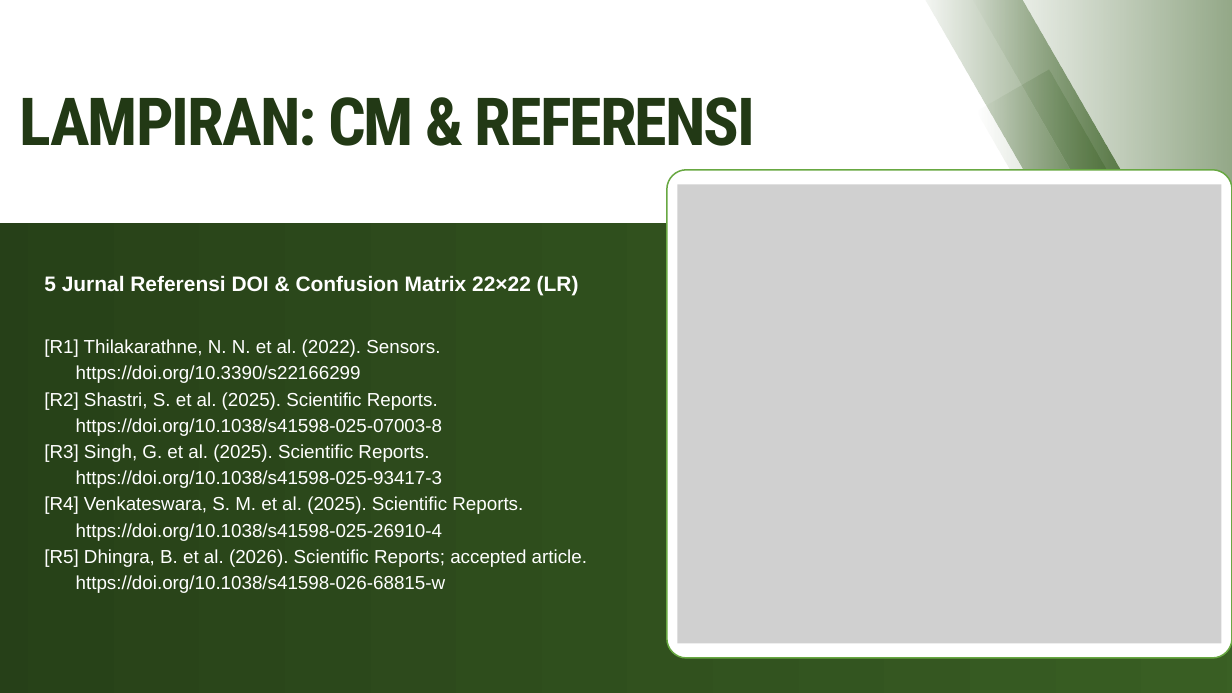
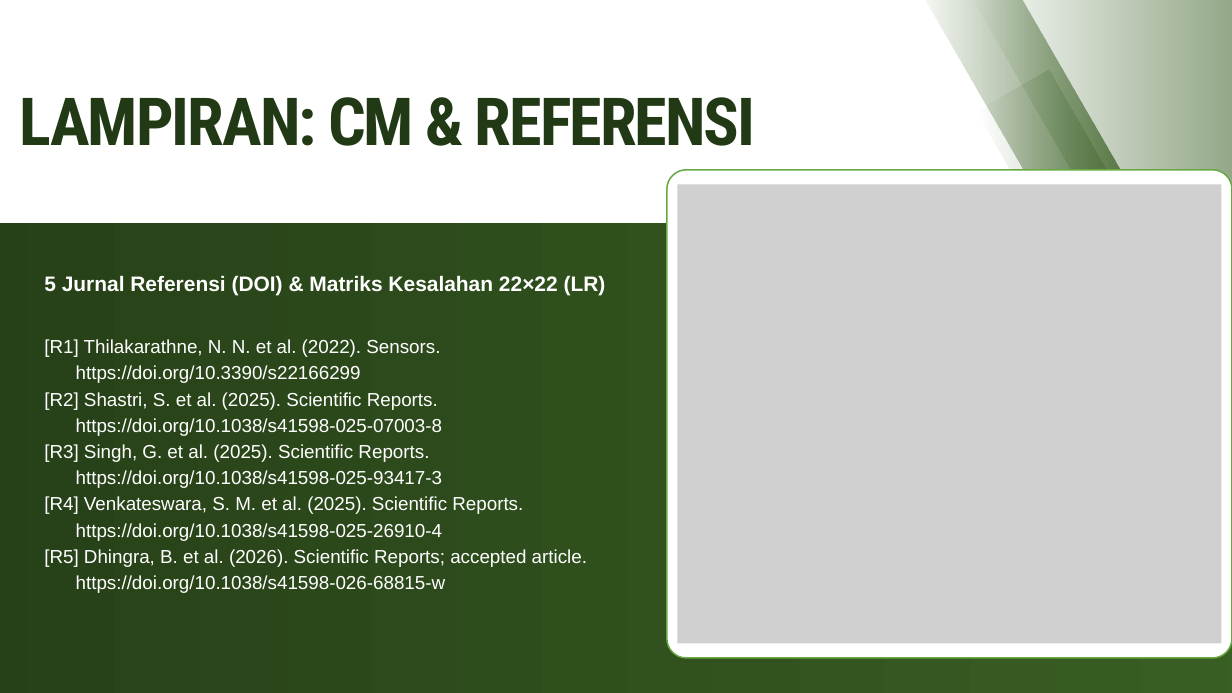
Before and after one commit to mikhailazka-dotcom/ML2026_TEK1302_Kelompok7_TunasMatch, a slide deck: slide 21 of presentation/Laporan_Proyek_Tanaman.pptx. Drawn at 1232x693 pixels with LibreOffice and Linux fonts; fonts in the diff are those of the drawing; grey boxes stand for pictures. Boxes give left, top, right and bottom in pixels: in the first picture for what was removed or moved away, otherwise in the second. Text is boxed around its words. In the diff, an @@ line names an element or a change of style, - is before the commit and + after.

```diff
--- a/presentation/Laporan_Proyek_Tanaman.pptx
+++ b/presentation/Laporan_Proyek_Tanaman.pptx
@@ text at <box>44,275,606,296</box>: text changed @@
-5 Jurnal Referensi DOI & Confusion Matrix 22×22 (LR)
+5 Jurnal Referensi (DOI) & Matriks Kesalahan 22×22 (LR)
```
Also in this commit, not shown: 16 other slides changed, 5 other files.
